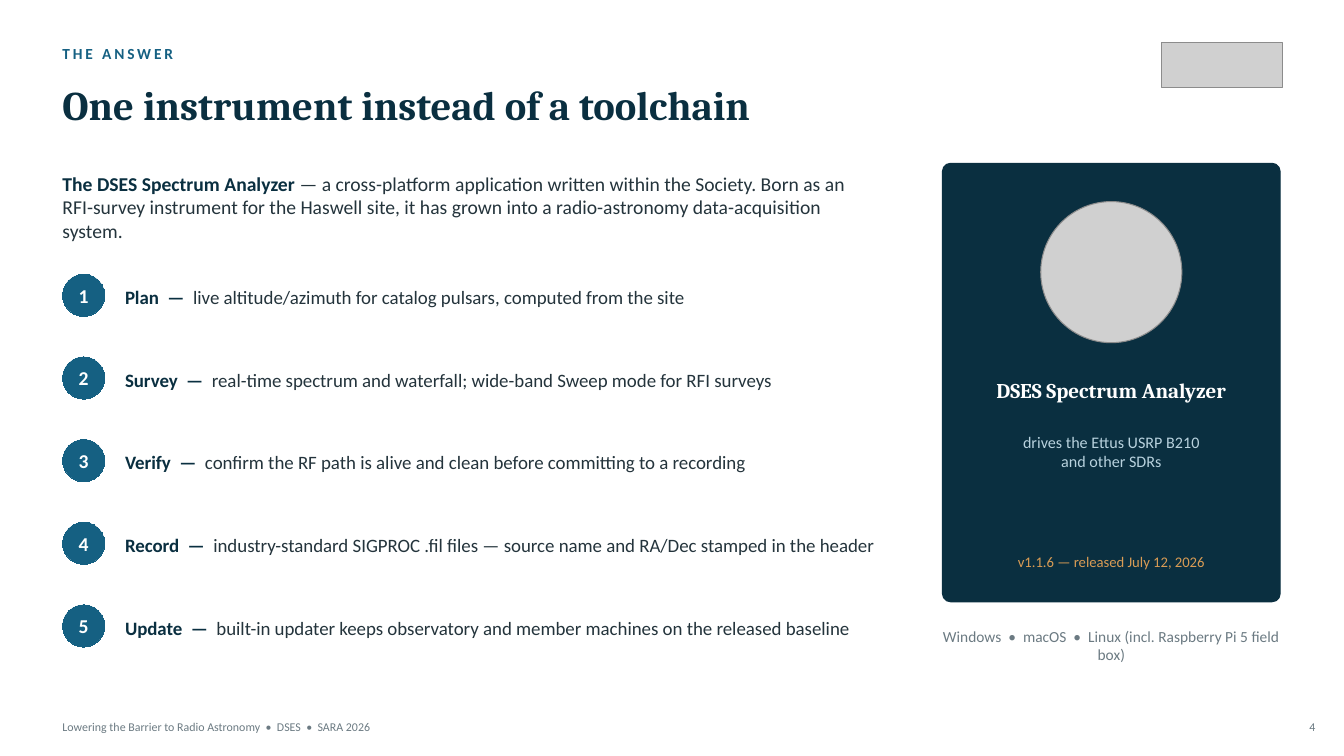
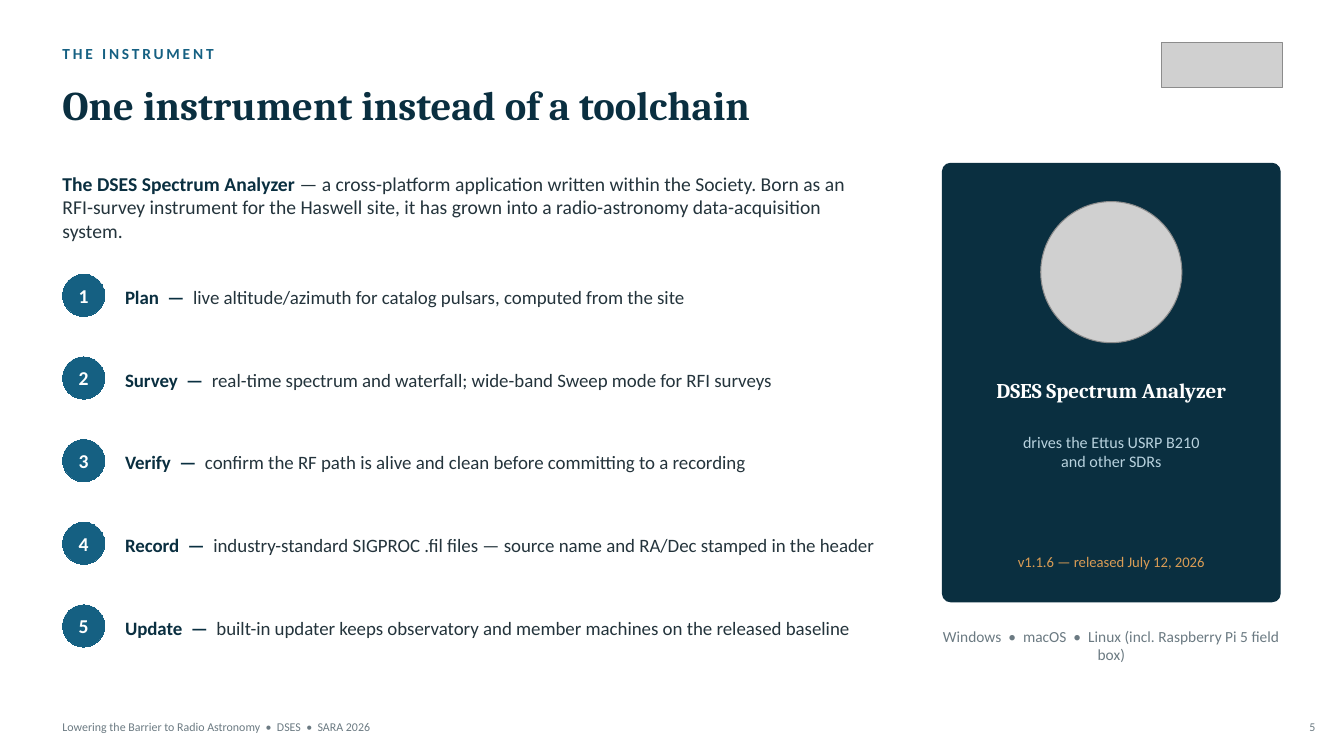
Before and after one commit to K0GD/dses-workbench, a slide deck: slide 5 of reports/sara-2026/Lowering_the_Barrier_to_Radio_Astronomy_SARA_2026.pptx (slide 4 before the commit). Drawn at 1344x756 pixels with LibreOffice and Linux fonts; fonts in the diff are those of the drawing; grey boxes stand for pictures. Boxes give left, top, right and bottom in pixels: in the first picture for what was removed or moved away, otherwise in the second. Text is boxed around its words. In the diff, an @@ line names an element or a change of style, - is before the commit and + after.

Commit message:
SARA deck: Rick's review edits — old vs new stack contrast
- B210 is not at the feed: experiment-slide card now says
  "software-defined radio receiver".
- Problem slide: "PRESTO + TEMPO" -> "PRESTO v5 + TEMPO1 + TEMPO2", and
  a subdued full-width PSRCHIVE row showing the professional world's
  stack runs deeper than even our experts' (more can join it later).
- New slide 4 in the same chip format: DSES Spectrum Analyzer ->
  PRESTO v6.0.0 + TEMPO2 — two chips and deliberate whitespace against
  the previous slide's wall, with a mirrored subdued "that's the whole
  list" strip. Deck is now 14 slides.

```diff
--- a/reports/sara-2026/Lowering_the_Barrier_to_Radio_Astronomy_SARA_2026.pptx
+++ b/reports/sara-2026/Lowering_the_Barrier_to_Radio_Astronomy_SARA_2026.pptx
@@ text at [62,49,214,59]: text changed @@
-THE ANSWER
+THE INSTRUMENT
@@ text at [1309,723,1315,731]: text changed @@
-4
+5
```
Also in this commit, not shown: 9 other slides changed, 1 slide added, 1 other file.
